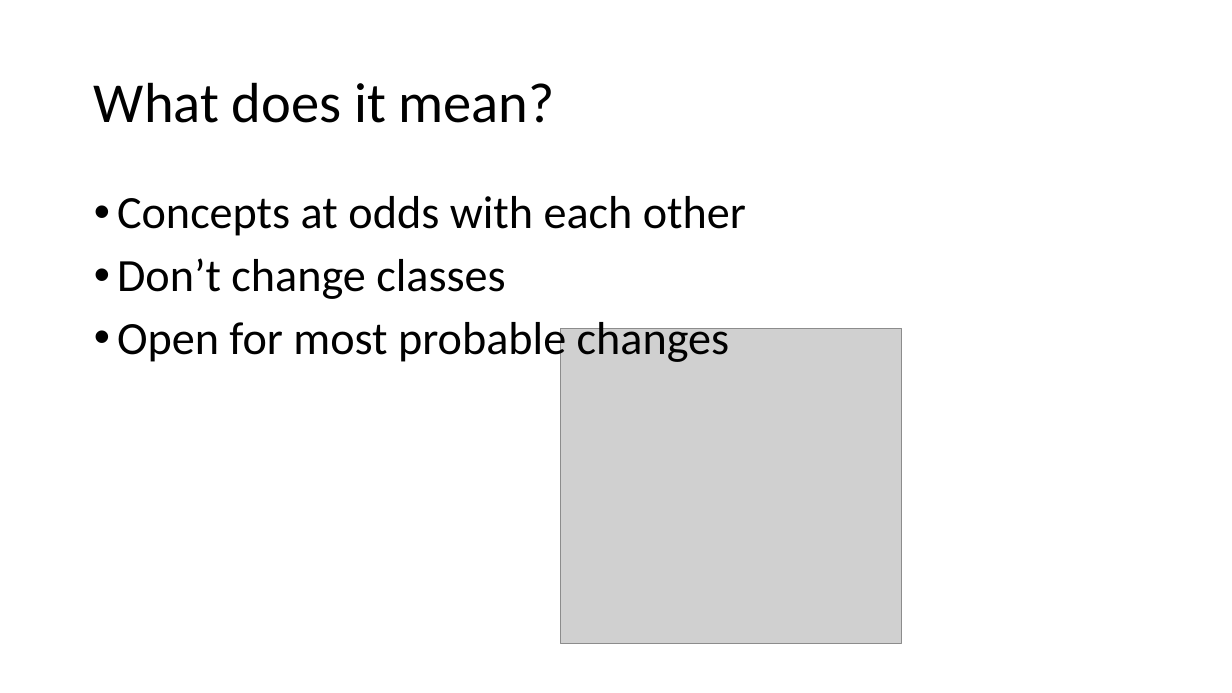
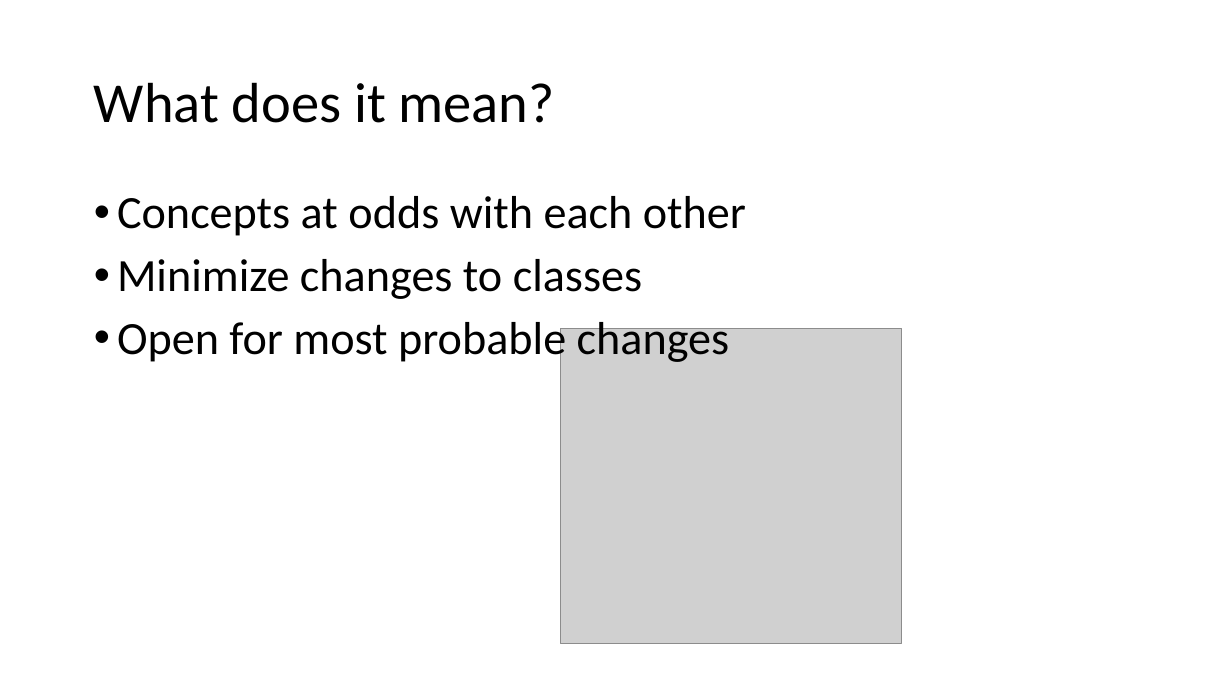
Before and after one commit to PhilipJordan/SOLID, a slide deck: slide 3 of Presentations/OCP.pptx. Drawn at 1232x693 pixels with LibreOffice and Linux fonts; fonts in the diff are those of the drawing; grey boxes stand for pictures; background and template pictures are left out. Boxes give left, top, right and bottom in pixels: in the first picture for what was removed or moved away, otherwise in the second. Text is boxed around its words. In the diff, an @@ line names an element or a change of style, - is before the commit and + after.

```diff
--- a/Presentations/OCP.pptx
+++ b/Presentations/OCP.pptx
@@ text at <box>117,259,642,299</box>: text changed @@
-• Don’t change classes
+• Minimize changes to classes
```
Also in this commit, not shown: 4 other slides changed, 1 other file.
